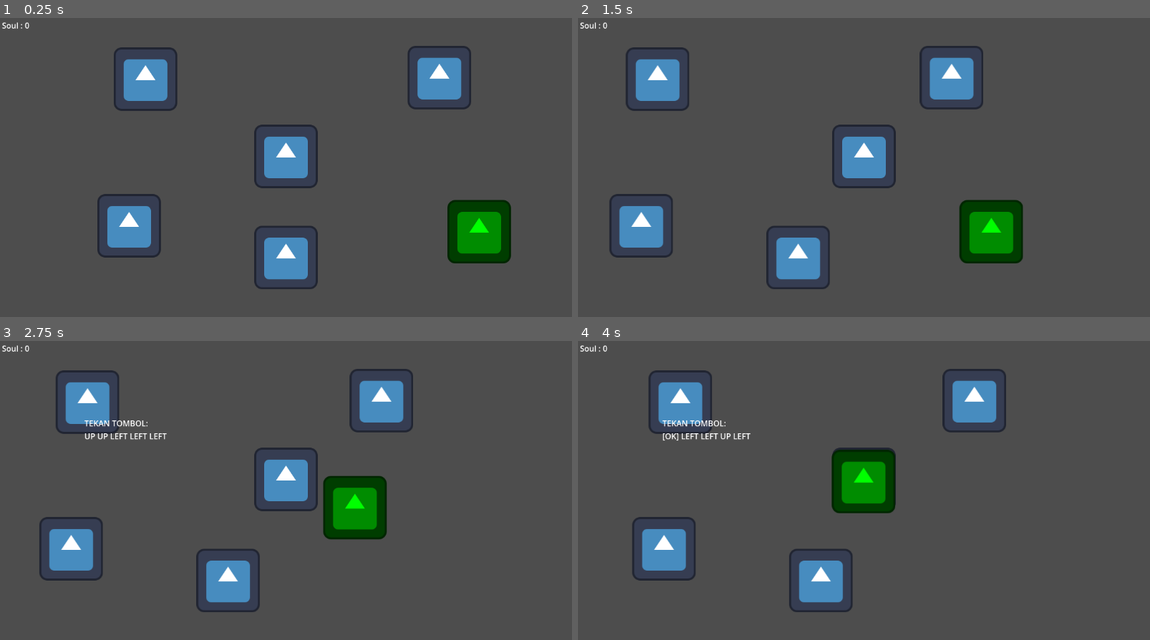
Above: before the commit, frames 1-4 (two rows, left to right).
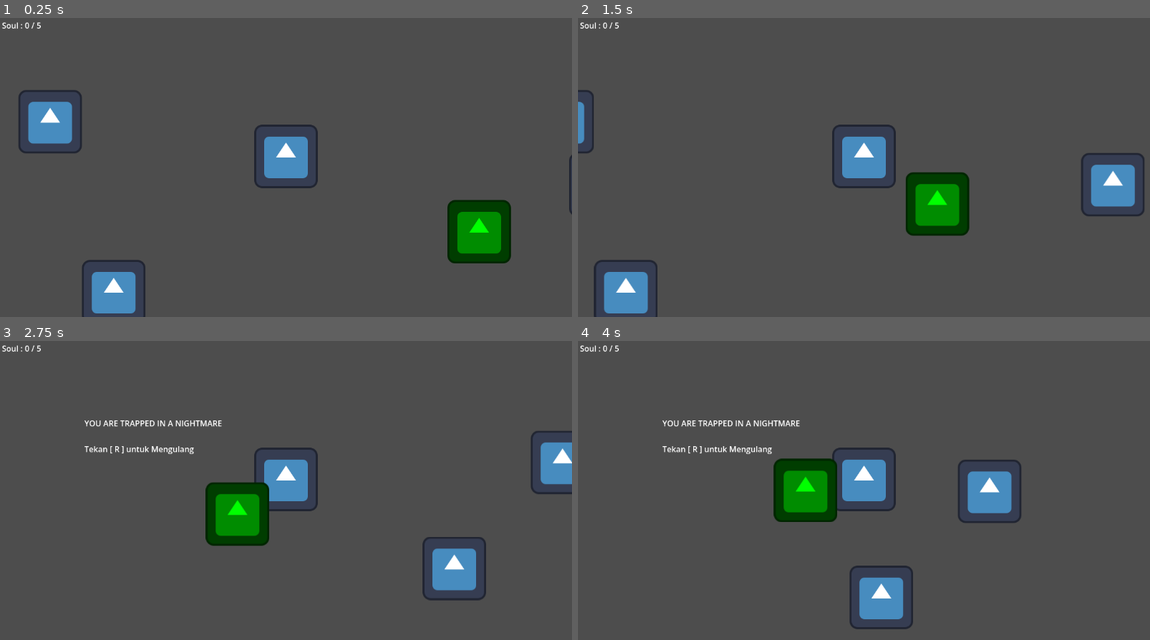
Above: after the commit, the same moments.

Repository: AAF-07/Game-jam
Game: Godot game, scene res://Scene/level.tscn
Same seed, same stepped clock (60 frames per second), same inputs: the game is played once before the commit and once after it. The engine's default icon, where the game draws it, is replaced by a stand-in: a white triangle on a blue panel in a dark square.
Inputs:
- Up to frame 1 (0.25 s): no input
- Up to frame 2 (1.5 s): tap Enter at 0.5, 0.8, 1.35 s; hold Right (right) from 0.53 s (still down); tap R at 0.6 s; tap Up (ui_up) at 0.77 s
- Up to frame 3 (2.75 s): tap Up (ui_up) at 1.52 s; tap R at 1.55 s; release Right (right) at 2.03 s; hold Left (left) from 2.03 s (still down); hold Shift (run) from 2.03 s (still down); tap Enter at 2.3 s
- Up to frame 4 (4 s): release Left (left) at 2.78 s; release Shift (run) at 2.78 s; hold Right (right) from 2.78 s (still down); tap R at 2.85 s; tap Up (ui_up) at 3.02, 3.77 s; tap Enter at 3.6 s

The runs differ from the first frame. In frame 1, 8.3% of the frame differs, in the area x 3-100%, y 1-100%; in frame 2, 13%; in frame 3, 13%; in frame 4, 13%, in the area x 5-78%, y 1-97%.

Commit message:
add win and game over

Diff:
--- a/Scene/level.tscn
+++ b/Scene/level.tscn
@@ -2,29 +2,36 @@
 
 [ext_resource type="PackedScene" uid="uid://dp2qkl1hb871u" path="res://Scene/player.tscn" id="1_7wcfd"]
 [ext_resource type="Script" uid="uid://bno2yoosftubp" path="res://script/World.gd" id="1_or6n4"]
-[ext_resource type="PackedScene" uid="uid://cqdc1mtuol43a" path="res://Scene/soul.tscn" id="2_3bu56"]
 [ext_resource type="PackedScene" uid="uid://bk8qoml0er6q5" path="res://Scene/monster.tscn" id="3_jnrmd"]
 
 [node name="Node2D" type="Node2D" unique_id=992683157]
 process_mode = 3
 script = ExtResource("1_or6n4")
 
+[node name="SpawnPoint" type="Node2D" parent="." unique_id=198733320]
+
+[node name="Marker2D" type="Marker2D" parent="SpawnPoint" unique_id=594392635]
+position = Vector2(103, 246)
+
+[node name="Marker2D2" type="Marker2D" parent="SpawnPoint" unique_id=315792160]
+position = Vector2(231, 589)
+
+[node name="Marker2D3" type="Marker2D" parent="SpawnPoint" unique_id=600055786]
+position = Vector2(565, 927)
+rotation = 3.0044231
+
+[node name="Marker2D4" type="Marker2D" parent="SpawnPoint" unique_id=799149029]
+position = Vector2(1212, 373)
+rotation = 3.0044231
+
+[node name="Marker2D5" type="Marker2D" parent="SpawnPoint" unique_id=1495336415]
+position = Vector2(1430.0001, 159.00006)
+rotation = 3.0044231
+
 [node name="Player" parent="." unique_id=1473777026 instance=ExtResource("1_7wcfd")]
 position = Vector2(578, 316)
 
 [node name="Camera2D" type="Camera2D" parent="Player" unique_id=1279136179]
-
-[node name="Soul" parent="." unique_id=1745937791 instance=ExtResource("2_3bu56")]
-position = Vector2(887, 157)
-
-[node name="Soul2" parent="." unique_id=1696431279 instance=ExtResource("2_3bu56")]
-position = Vector2(295, 160)
-
-[node name="Soul3" parent="." unique_id=367202844 instance=ExtResource("2_3bu56")]
-position = Vector2(262, 456)
-
-[node name="Soul4" parent="." unique_id=404427180 instance=ExtResource("2_3bu56")]
-position = Vector2(578, 520)
 
 [node name="Monster" parent="." unique_id=2068469295 instance=ExtResource("3_jnrmd")]
 position = Vector2(969, 464)
@@ -64,7 +71,8 @@
 anchor_bottom = 0.625
 offset_left = -0.4960022
 offset_top = 0.06399536
-offset_right = -0.35198975
+offset_right = 31.888
+offset_bottom = 15.75
 text = "Skill Check"
 
 [node name="SanityTimer" type="Timer" parent="." unique_id=1314839600]
--- a/script/World.gd
+++ b/script/World.gd
@@ -1,13 +1,14 @@
 extends Node2D
 
 # buat control UI Skill check dan sanity
-var sanity = 10
+var sanity = 1
 var soul_collected = 0
 var arrow_key = ["ui_left", "ui_right", "ui_up", "ui_down"]
 var target_sequence = []
 var current_index = 0
 var is_skill_checking = false
 var is_nightmare = false
+var soul_total = 0
 
 @onready var sanity_bar = $CanvasLayer/TextureProgressBar
 @onready var soul_label = $CanvasLayer/Label
@@ -29,14 +30,13 @@
 
 		sanity_timer.start()
 
-	sanity_timer.start() # start timer
-
+	soul_spawn_random()
 
 func update_ui():
 	if sanity_bar != null:
 		sanity_bar.value = sanity
 	if soul_label != null:
-		soul_label.text = "Soul : " + str(soul_collected)
+		soul_label.text = "Soul : " + str(soul_collected) + " / " + str(soul_total)
 
 func CollectedSoul(amount: int):
 	soul_collected += amount
@@ -44,6 +44,9 @@
 	update_ui()
 	print("tambah soul total = ", soul_collected)
 	print("sanity bertambah =", sanity)
+
+	if soul_collected >= soul_total and soul_total > 0:
+		win()
 
 func SanityBar(amount: int):
 	sanity = clamp(sanity - amount, 0, 100)
@@ -108,6 +111,18 @@
 
 # PENTING: Tambahkan fungsi input ini agar World tetap bisa membaca tombol saat pause!
 func _input(event: InputEvent) -> void:
+	if get_tree().paused and not is_skill_checking:
+		# Tekan R untuk Restart game dari awal
+		if event is InputEventKey and event.pressed and event.keycode == KEY_R:
+			get_tree().paused = false
+			get_tree().reload_current_scene()
+			return
+		# Tekan ENTER untuk kembali ke Main Menu (Jika ada scene Main Menu nantinya)
+		if event is InputEventKey and event.pressed and event.keycode == KEY_ENTER:
+			get_tree().paused = false
+			# get_tree().change_scene_to_file("res://Scene/main_menu.tscn") # aktifkan jika sudah buat menu
+			return
+
 	if not is_skill_checking: return
 
 	for action in arrow_key:
@@ -154,11 +169,11 @@
 	if sanity_timer != null: sanity_timer.start()
 
 	if is_nightmare:
-		#game_over()
+		game_over()
 		print("game over")
 
 
-	get_tree().paused = false # Unpause
+	get_tree().paused = true # Unpause
 
 func nightmare_mode():
 	is_nightmare = true
@@ -168,6 +183,56 @@
 
 	var monster = get_node_or_null("Monster")
 	if monster != null:
-		monster.SPEED = 250.0
+		monster.SPEED = 245.0
 		monster.player = $Player
 		monster.player_chase = true
+
+func soul_spawn_random():
+	if not has_node("SpawnPoint"):
+		print("Waduh, node SpawnPoint tidak ketemu di scene!")
+		return
+
+	var points = $SpawnPoint.get_children()
+	if points.size() == 0:
+		print("Waduh, isi didalam SpawnPoint kosong / tidak terbaca!")
+		return
+
+	points.shuffle()
+
+	var _spawn_count = min(5, points.size())
+	soul_total = _spawn_count
+
+	for i in range(_spawn_count):
+		# Menggunakan load() agar lebih aman mendeteksi file scene soul kamu
+		var soul_scene = load("res://Scene/soul.tscn")
+		if soul_scene:
+			var new_soul = soul_scene.instantiate()
+			new_soul.position = points[i].position
+			add_child(new_soul)
+		else:
+			print("ERROR: File soul.tscn tidak ditemukan di folder res://Scene/")
+
+	update_ui()
+
+
+func win():
+	sanity_timer.stop()
+	skill_check_timer.stop()
+
+	if skillcheck_label != null:
+		skillcheck_label.text = "WAKE UP\n\nTekan [ R ] untuk Main Lagi"
+		skillcheck_label.show()
+
+	get_tree().paused = true
+
+func game_over():
+	sanity_timer.stop()
+	skill_check_timer.stop()
+
+	is_skill_checking = false
+
+	if skillcheck_label != null:
+		skillcheck_label.text = "YOU ARE TRAPPED IN A NIGHTMARE\n\nTekan [ R ] untuk Mengulang"
+		skillcheck_label.show()
+
+	get_tree().paused = true
